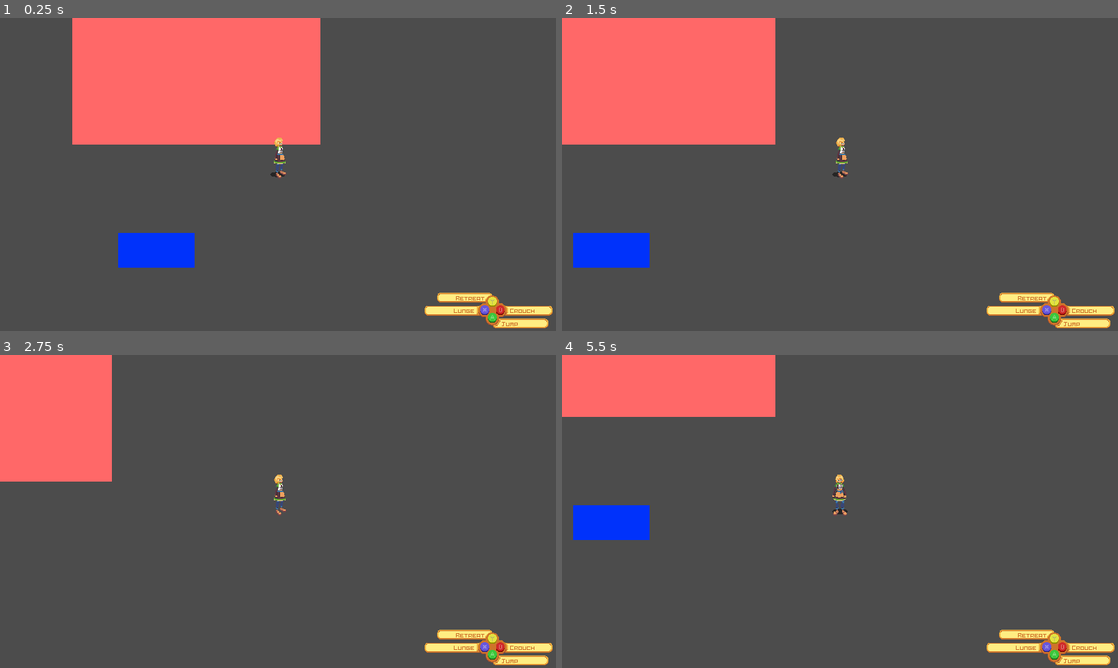
Above: before the commit, frames 1-4 (two rows, left to right).
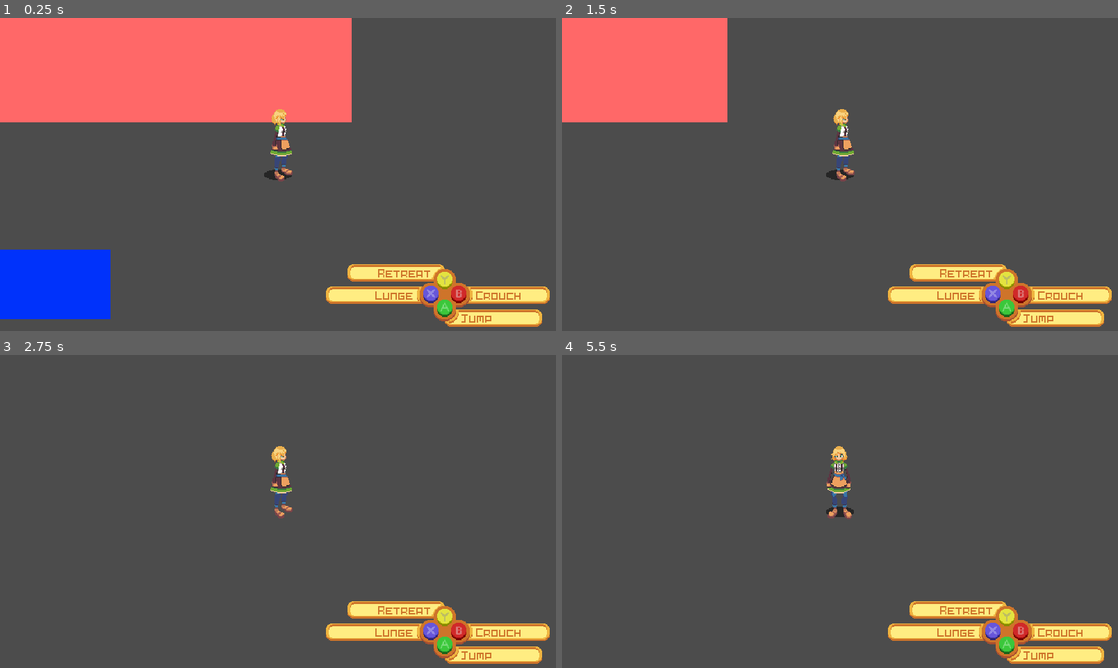
Above: after the commit, the same moments.

Repository: MTareqAzim/scratchpad
Game: Godot game, scene res://Scenes/World/World.tscn
Same seed, same stepped clock (60 frames per second), same inputs: the game is played once before the commit and once after it.
Inputs (mouse positions are in pixels of both pictures, inside the frame that each line leads up to):
- Up to frame 1 (0.25 s): no input
- Up to frame 2 (1.5 s): tap Enter (ui_accept) at 0.5, 0.77 s; move the mouse to (962, 158) at 0.52 s; hold Right (ui_right) 0.53-1.25 s; click (962, 158) at 0.67 s; drag from (728, 190) to (656, 71) at 1.27 s
- Up to frame 3 (2.75 s): tap Enter (ui_accept) at 2 s; move the mouse to (333, 442) at 2.02 s; hold Right (ui_right) from 2.03 s (still down)
- Up to frame 4 (5.5 s): release Right (ui_right) at 2.75 s; drag from (812, 574) to (673, 464) at 2.77 s; tap Enter (ui_accept) at 3.5, 3.77, 5 s; move the mouse to (1006, 558) at 3.52 s; hold Left (ui_left) 3.53-4.25 s; drag from (673, 464) to (612, 589) at 4.27 s; move the mouse to (867, 511) at 5.02 s; hold Down (ui_down) from 5.03 s (still down); click (867, 511) at 5.17 s

The runs differ from the first frame. In frame 1, 20% of the frame differs, in the area x 0-100%, y 0-100%; in frame 2, 12%; in frame 3, 13%; in frame 4, 14%.

Commit message:
Beginnings of a depth sorter.

Diff:
--- a/Scenes/Player/Player.tscn
+++ b/Scenes/Player/Player.tscn
@@ -24,12 +24,16 @@
 [ext_resource path="res://Scenes/Scratch/StatesStackDiplayer.tscn" type="PackedScene" id=22]
 [ext_resource path="res://Scenes/Scratch/BufferStackDiplayer.tscn" type="PackedScene" id=23]
 [ext_resource path="res://Scenes/Input UI/InputUIBase.tscn" type="PackedScene" id=24]
+[ext_resource path="res://Utils/Depth Sorting/DepthSort.tscn" type="PackedScene" id=25]
 
 [sub_resource type="RectangleShape2D" id=1]
 extents = Vector2( 15, 43 )
 
 [sub_resource type="CircleShape2D" id=2]
 radius = 18.0
+
+[sub_resource type="RectangleShape2D" id=3]
+extents = Vector2( 18, 44 )
 
 [node name="Player2" instance=ExtResource( 1 )]
 MAX_SPEED = 2000
@@ -281,6 +285,13 @@
 
 [node name="Camera2D" type="Camera2D" parent="." index="12"]
 current = true
+
+[node name="Depth Sort" parent="." index="13" instance=ExtResource( 25 )]
+position = Vector2( 0, -33 )
+body = NodePath("..")
+
+[node name="Bounding Box" parent="Depth Sort" index="0"]
+shape = SubResource( 3 )
 [connection signal="direction_changed" from="Look Direction" to="Look Arrow" method="_on_Look_Direction_direction_changed"]
 [connection signal="direction_changed" from="Look Direction" to="AnimatedSprite" method="_on_Look_Direction_direction_changed"]
 [connection signal="buffer_changed" from="ActionBuffer" to="CanvasLayer/BufferStackDiplayer" method="_on_ActionBuffer_buffer_changed"]
@@ -300,3 +311,5 @@
 [editable path="State Machine/Air Dash"]
 
 [editable path="State Machine/Back Air Dash"]
+
+[editable path="Depth Sort"]
--- a/Scenes/World/World.tscn
+++ b/Scenes/World/World.tscn
@@ -1,9 +1,20 @@
-[gd_scene load_steps=5 format=2]
+[gd_scene load_steps=10 format=2]
 
 [ext_resource path="res://Utils/Shadow/Shadow Mask.tscn" type="PackedScene" id=1]
-[ext_resource path="res://Utils/Physics Bodies/StaticSlope2P5D.tscn" type="PackedScene" id=2]
-[ext_resource path="res://Utils/Physics Bodies/StaticWall2P5D.tscn" type="PackedScene" id=3]
-[ext_resource path="res://Scenes/Player/Player.tscn" type="PackedScene" id=4]
+[ext_resource path="res://Utils/Depth Sorting/depth_sorter.gd" type="Script" id=2]
+[ext_resource path="res://Utils/Physics Bodies/StaticSlope2P5D.tscn" type="PackedScene" id=3]
+[ext_resource path="res://Utils/Depth Sorting/DepthSort.tscn" type="PackedScene" id=4]
+[ext_resource path="res://Utils/Physics Bodies/StaticWall2P5D.tscn" type="PackedScene" id=5]
+[ext_resource path="res://Scenes/Player/Player.tscn" type="PackedScene" id=6]
+
+[sub_resource type="RectangleShape2D" id=1]
+extents = Vector2( 252, 194 )
+
+[sub_resource type="RectangleShape2D" id=2]
+extents = Vector2( 72, 100 )
+
+[sub_resource type="RectangleShape2D" id=3]
+extents = Vector2( 150, 84 )
 
 [node name="World" type="Node"]
 
@@ -27,7 +38,10 @@
 position = Vector2( 0, 250 )
 cast_to = Vector2( 0, -500 )
 
-[node name="StaticSlope2P5D2" parent="." instance=ExtResource( 2 )]
+[node name="DepthSorter" type="Node" parent="."]
+script = ExtResource( 2 )
+
+[node name="StaticSlope2P5D2" parent="DepthSorter" instance=ExtResource( 3 )]
 editor/display_folded = true
 position = Vector2( 408, 264 )
 _z_pos = 0
@@ -36,79 +50,91 @@
 _length = 300
 _angle = 0
 
-[node name="DistToGround" parent="StaticSlope2P5D2" index="0"]
-visible = false
-cast_to = Vector2( 0, 0 )
-
-[node name="TopShape" parent="StaticSlope2P5D2" index="1"]
+[node name="TopShape" parent="DepthSorter/StaticSlope2P5D2" index="1"]
 polygon = PoolVector2Array( -250, -230, 250, -230, 250, 150, -250, 150 )
 
-[node name="BaseShape" parent="StaticSlope2P5D2" index="2"]
+[node name="BaseShape" parent="DepthSorter/StaticSlope2P5D2" index="2"]
 polygon = PoolVector2Array( -250, -150, 250, -150, 250, 150, -250, 150 )
 
-[node name="VolumeShape" parent="StaticSlope2P5D2" index="3"]
-position = Vector2( 0, -2 )
+[node name="VolumeShape" parent="DepthSorter/StaticSlope2P5D2" index="3"]
 polygon = PoolVector2Array( -250, -230, 250, -230, 250, 150, -250, 150 )
 
-[node name="Rise" parent="StaticSlope2P5D2" index="4"]
+[node name="Rise" parent="DepthSorter/StaticSlope2P5D2" index="4"]
 position = Vector2( 0, 150 )
 cast_to = Vector2( 0, -380 )
 
-[node name="Shadow Mask" parent="StaticSlope2P5D2" instance=ExtResource( 1 )]
+[node name="Shadow Mask" parent="DepthSorter/StaticSlope2P5D2" instance=ExtResource( 1 )]
+editor/display_folded = true
 _z_pos = 0
 _height = 80
 _width = 500
 _length = 300
 _angle = 0
 
-[node name="CollisionPolygon2D" parent="StaticSlope2P5D2/Shadow Mask" index="0"]
+[node name="CollisionPolygon2D" parent="DepthSorter/StaticSlope2P5D2/Shadow Mask" index="0"]
 polygon = PoolVector2Array( -250, -150, 250, -150, 250, 150, -250, 150 )
 
-[node name="Base" parent="StaticSlope2P5D2/Shadow Mask" index="1"]
+[node name="Base" parent="DepthSorter/StaticSlope2P5D2/Shadow Mask" index="1"]
 polygon = PoolVector2Array( -250, -150, 250, -150, 250, 150, -250, 150 )
 polygons = [ PoolVector2Array( -250, -150, 250, -150, 250, 150, -250, 150 ) ]
 
-[node name="Rise" parent="StaticSlope2P5D2/Shadow Mask" index="2"]
+[node name="Rise" parent="DepthSorter/StaticSlope2P5D2/Shadow Mask" index="2"]
 position = Vector2( 0, 150 )
 cast_to = Vector2( 0, -380 )
 
-[node name="StaticWall2P5D" parent="." instance=ExtResource( 3 )]
+[node name="Depth Sort" parent="DepthSorter/StaticSlope2P5D2" instance=ExtResource( 4 )]
+position = Vector2( 0, -34 )
+body = NodePath("..")
+
+[node name="Bounding Box" parent="DepthSorter/StaticSlope2P5D2/Depth Sort" index="0"]
+shape = SubResource( 1 )
+
+[node name="StaticWall2P5D" parent="DepthSorter" instance=ExtResource( 5 )]
 editor/display_folded = true
 position = Vector2( 318, 712 )
 _z_pos = 0
 _height = 110
 
-[node name="TopShape" parent="StaticWall2P5D" index="1"]
+[node name="TopShape" parent="DepthSorter/StaticWall2P5D" index="1"]
 position = Vector2( 0, -110 )
-polygon = PoolVector2Array( -67, -10, 87, -10, 87, 59, -67, 59 )
-
-[node name="VolumeShape" parent="StaticWall2P5D" index="2"]
-polygon = PoolVector2Array( -67, -120, 87, -120, 87, 59, -67, 59 )
-
-[node name="BaseShape" parent="StaticWall2P5D" index="3"]
-polygon = PoolVector2Array( -67, -10, 87, -10, 87, 59, -67, 59 )
-polygons = [ PoolVector2Array( -67, -10, 87, -10, 87, 59, -67, 59 ) ]
-
-[node name="Shadow Mask" parent="StaticWall2P5D" instance=ExtResource( 1 )]
-position = Vector2( 12, -82 )
+polygon = PoolVector2Array( -68, -42, 62, -42, 62, 38, -68, 38 )
+
+[node name="VolumeShape" parent="DepthSorter/StaticWall2P5D" index="2"]
+polygon = PoolVector2Array( -68, -152, 62, -152, 62, 38, -68, 38 )
+
+[node name="BaseShape" parent="DepthSorter/StaticWall2P5D" index="3"]
+polygon = PoolVector2Array( -68, -42, 62, -42, 62, 38, -68, 38 )
+polygons = [ PoolVector2Array( -68, -42, 62, -42, 62, 38, -68, 38 ) ]
+
+[node name="Shadow Mask" parent="DepthSorter/StaticWall2P5D" instance=ExtResource( 1 )]
+editor/display_folded = true
+position = Vector2( 0, -112 )
 _z_pos = -110
 _height = 0
-_width = 160
-_length = 75
-_angle = 0
-
-[node name="CollisionPolygon2D" parent="StaticWall2P5D/Shadow Mask" index="0"]
-polygon = PoolVector2Array( -80, -37.5, 80, -37.5, 80, 37.5, -80, 37.5 )
-
-[node name="Base" parent="StaticWall2P5D/Shadow Mask" index="1"]
-polygon = PoolVector2Array( -80, -37.5, 80, -37.5, 80, 37.5, -80, 37.5 )
-polygons = [ PoolVector2Array( -80, -37.5, 80, -37.5, 80, 37.5, -80, 37.5 ) ]
-
-[node name="Rise" parent="StaticWall2P5D/Shadow Mask" index="2"]
-position = Vector2( 0, 37.5 )
-cast_to = Vector2( 0, -75 )
-
-[node name="StaticSlope2P5D" parent="." instance=ExtResource( 2 )]
+_width = 140
+_length = 83
+_angle = 0
+
+[node name="CollisionPolygon2D" parent="DepthSorter/StaticWall2P5D/Shadow Mask" index="0"]
+polygon = PoolVector2Array( -70, -41.5, 70, -41.5, 70, 41.5, -70, 41.5 )
+
+[node name="Base" parent="DepthSorter/StaticWall2P5D/Shadow Mask" index="1"]
+polygon = PoolVector2Array( -70, -41.5, 70, -41.5, 70, 41.5, -70, 41.5 )
+polygons = [ PoolVector2Array( -70, -41.5, 70, -41.5, 70, 41.5, -70, 41.5 ) ]
+
+[node name="Rise" parent="DepthSorter/StaticWall2P5D/Shadow Mask" index="2"]
+position = Vector2( 0, 41.5 )
+cast_to = Vector2( 0, -83 )
+
+[node name="Depth Sort" parent="DepthSorter/StaticWall2P5D" instance=ExtResource( 4 )]
+editor/display_folded = true
+position = Vector2( 0, -52 )
+body = NodePath("..")
+
+[node name="Bounding Box" parent="DepthSorter/StaticWall2P5D/Depth Sort" index="0"]
+shape = SubResource( 2 )
+
+[node name="StaticSlope2P5D" parent="DepthSorter" instance=ExtResource( 3 )]
 editor/display_folded = true
 position = Vector2( -170, 264 )
 _z_pos = 0
@@ -117,52 +143,64 @@
 _length = 300
 _angle = 270
 
-[node name="TopShape" parent="StaticSlope2P5D" index="1"]
+[node name="TopShape" parent="DepthSorter/StaticSlope2P5D" index="1"]
 polygon = PoolVector2Array( 150, -110, 150, -10, -150, 50, -150, -50 )
 
-[node name="BaseShape" parent="StaticSlope2P5D" index="2"]
+[node name="BaseShape" parent="DepthSorter/StaticSlope2P5D" index="2"]
 polygon = PoolVector2Array( 150, -50, 150, 50, -150, 50, -150, -50 )
 
-[node name="VolumeShape" parent="StaticSlope2P5D" index="3"]
+[node name="VolumeShape" parent="DepthSorter/StaticSlope2P5D" index="3"]
 polygon = PoolVector2Array( 150, -110, 150, 50, -150, 50, -150, -50 )
 
-[node name="Rise" parent="StaticSlope2P5D" index="4"]
+[node name="Rise" parent="DepthSorter/StaticSlope2P5D" index="4"]
 position = Vector2( -150, -2.75536e-014 )
 cast_to = Vector2( 300, -60 )
 
-[node name="Shadow Mask" parent="StaticSlope2P5D" instance=ExtResource( 1 )]
+[node name="Shadow Mask" parent="DepthSorter/StaticSlope2P5D" instance=ExtResource( 1 )]
+editor/display_folded = true
 _z_pos = 0
 _height = 60
 _width = 110
 _length = 300
 _angle = 270
 
-[node name="CollisionPolygon2D" parent="StaticSlope2P5D/Shadow Mask" index="0"]
+[node name="CollisionPolygon2D" parent="DepthSorter/StaticSlope2P5D/Shadow Mask" index="0"]
 polygon = PoolVector2Array( 150, -55, 150, 55, -150, 55, -150, -55 )
 
-[node name="Base" parent="StaticSlope2P5D/Shadow Mask" index="1"]
+[node name="Base" parent="DepthSorter/StaticSlope2P5D/Shadow Mask" index="1"]
 polygon = PoolVector2Array( 150, -55, 150, 55, -150, 55, -150, -55 )
 polygons = [ PoolVector2Array( 150, -55, 150, 55, -150, 55, -150, -55 ) ]
 
-[node name="Rise" parent="StaticSlope2P5D/Shadow Mask" index="2"]
+[node name="Rise" parent="DepthSorter/StaticSlope2P5D/Shadow Mask" index="2"]
 position = Vector2( -150, -2.75536e-014 )
 cast_to = Vector2( 300, -60 )
 
-[node name="Player2" parent="." instance=ExtResource( 4 )]
+[node name="Depth Sort" parent="DepthSorter/StaticSlope2P5D" instance=ExtResource( 4 )]
+position = Vector2( 0, -24 )
+body = NodePath("..")
+
+[node name="Bounding Box" parent="DepthSorter/StaticSlope2P5D/Depth Sort" index="0"]
+shape = SubResource( 3 )
+
+[node name="Player2" parent="DepthSorter" instance=ExtResource( 6 )]
 position = Vector2( 573, 474 )
-GRAVITY = 980
-_z_pos = 0
 
 [editable path="Shadow Mask"]
 
-[editable path="StaticSlope2P5D2"]
-
-[editable path="StaticSlope2P5D2/Shadow Mask"]
-
-[editable path="StaticWall2P5D"]
-
-[editable path="StaticWall2P5D/Shadow Mask"]
-
-[editable path="StaticSlope2P5D"]
-
-[editable path="StaticSlope2P5D/Shadow Mask"]
+[editable path="DepthSorter/StaticSlope2P5D2"]
+
+[editable path="DepthSorter/StaticSlope2P5D2/Shadow Mask"]
+
+[editable path="DepthSorter/StaticSlope2P5D2/Depth Sort"]
+
+[editable path="DepthSorter/StaticWall2P5D"]
+
+[editable path="DepthSorter/StaticWall2P5D/Shadow Mask"]
+
+[editable path="DepthSorter/StaticWall2P5D/Depth Sort"]
+
+[editable path="DepthSorter/StaticSlope2P5D"]
+
+[editable path="DepthSorter/StaticSlope2P5D/Shadow Mask"]
+
+[editable path="DepthSorter/StaticSlope2P5D/Depth Sort"]
--- a/Utils/Depth Sorting/depth_sorter.gd
+++ b/Utils/Depth Sorting/depth_sorter.gd
@@ -2,9 +2,20 @@
 class_name DepthSorter
 
 var _depth_sorts = []
+var _depth_graph : DirectedGraph
+var _z_indexes = []
 
 func _ready() -> void:
 	_append_depth_sorts(self)
+	_depth_graph = _calculate_graph()
+	_z_indexes = _calculate_z_indexes()
+	_set_z_index_of_nodes()
+
+
+func _physics_process(delta):
+	_depth_graph = _calculate_graph()
+	_z_indexes = _calculate_z_indexes()
+	_set_z_index_of_nodes()
 
 
 func _append_depth_sorts(node: Node) -> void:
@@ -13,3 +24,23 @@
 			_depth_sorts.append(child)
 		if child.get_child_count() > 0:
 			_append_depth_sorts(child)
+
+
+func _calculate_graph() -> DirectedGraph:
+	var digraph = DirectedGraph.new(_depth_sorts.size())
+
+	return digraph
+
+
+func _calculate_z_indexes() -> Array:
+	var z_indexes = []
+
+	for i in _depth_sorts.size():
+		z_indexes.append(i)
+
+	return z_indexes
+
+
+func _set_z_index_of_nodes() -> void:
+	for i in _depth_sorts.size():
+		_depth_sorts[i].set_body_z_index(_z_indexes[i])
--- a/project.godot
+++ b/project.godot
@@ -272,8 +272,8 @@
 
 [display]
 
-window/size/width=1120
-window/size/height=630
+window/size/width=640
+window/size/height=360
 window/size/test_width=1120
 window/size/test_height=630
 window/vsync/use_vsync=false
Not shown: 1 places in Scenes/Player/Player.tscn that only renumber resources
